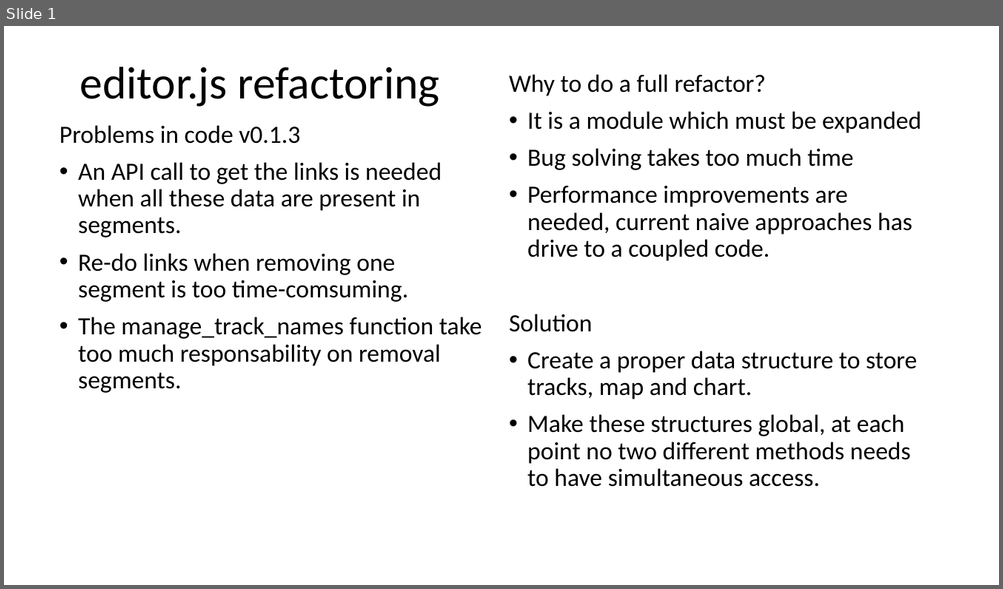
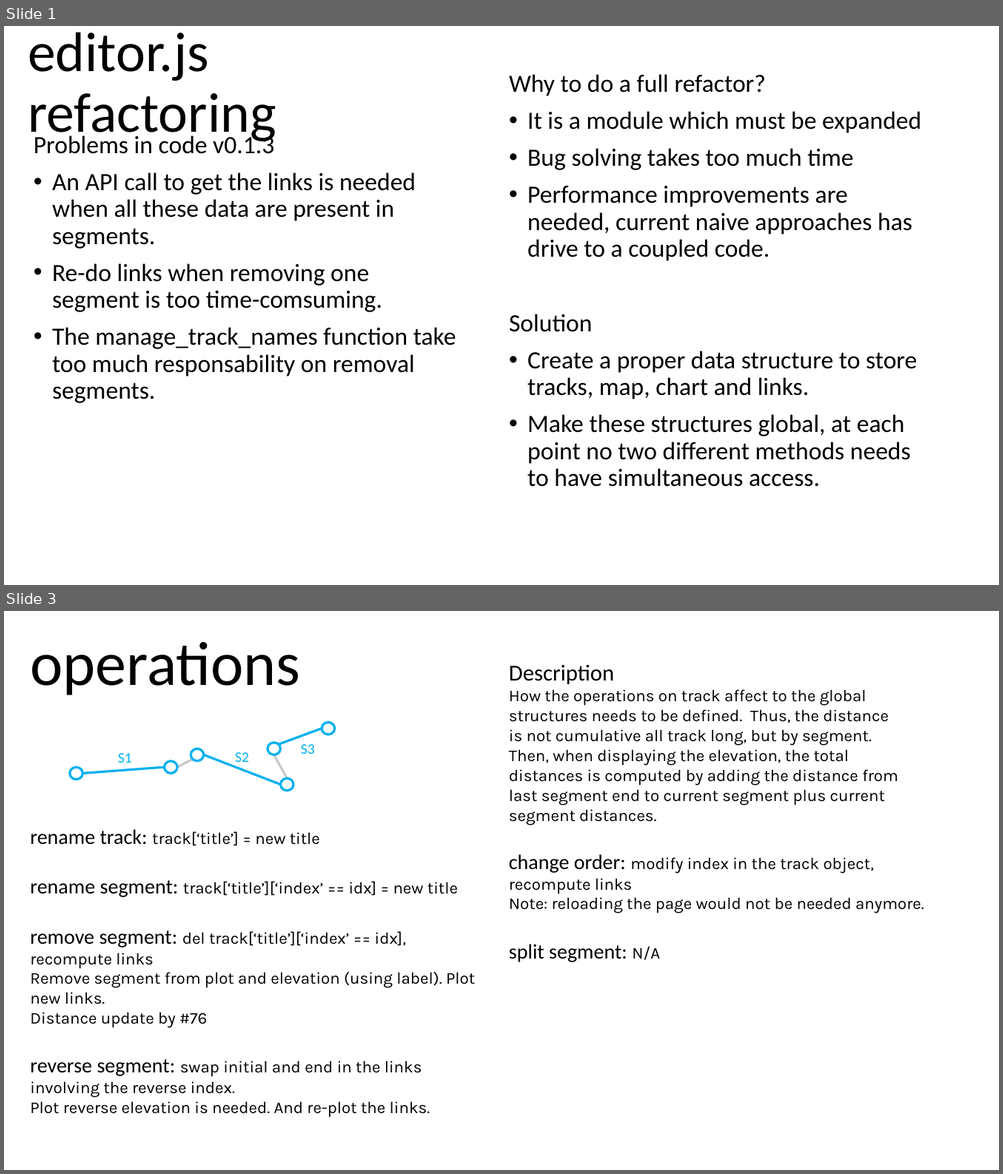
Before and after one commit to TrackEditor/TrackEditorWeb, a slide deck: docs/editor_refactor_planning_v013.pptx. Shown one above the other, each under a label of ours: slide 1 before the commit, slides 1 and 3 after it; the slides between them are not shown. The pictures are 1003x589 and 1003x1174 pixels, drawn with LibreOffice and Linux fonts; fonts in the diff are those of the drawing. Boxes give left, top, right and bottom in pixels: in the first picture for what was removed or moved away, otherwise in the second. Text is boxed around its words. In the diff, an @@ line names an element or a change of style, - is before the commit and + after.

```diff
--- a/docs/editor_refactor_planning_v013.pptx
+++ b/docs/editor_refactor_planning_v013.pptx
@@ slide 3 added at (x1=4, y1=611, x2=999, y2=1170), background #FFFFFF @@
@@ text added at (x1=31, y1=642, x2=301, y2=695), 60 pt, text #000000 @@
+operations
@@ text added at (x1=509, y1=664, x2=898, y2=826), 16 pt, text #000000 @@
+Description
+How the operations on track affect to the global structures needs to be defined. Thus, the distance is not cumulative all track long, but by segment. Then, when displaying the elevation, the total distances is computed by adding the distance from last segment end to current segment plus current segment distances.
@@ ellipse added at (x1=267, y1=742, x2=280, y2=755), fill #FFFFFF, outline #00B0F0 2.25 pt @@
@@ line added from (279, 744) to (322, 728), #00B0F0 2.25 pt @@
@@ ellipse added at (x1=322, y1=722, x2=335, y2=735), fill #FFFFFF, outline #00B0F0 2.25 pt @@
@@ text added at (x1=118, y1=753, x2=132, y2=763), 14 pt, text #00B0F0 @@
+S1
@@ ellipse added at (x1=165, y1=761, x2=177, y2=774), fill #FFFFFF, outline #00B0F0 2.25 pt @@
@@ line added from (177, 767) to (193, 760), #C9C9C9 2.25 pt @@
@@ ellipse added at (x1=190, y1=749, x2=203, y2=762), fill #FFFFFF, outline #00B0F0 2.25 pt @@
@@ line added from (204, 755) to (281, 785), #00B0F0 2.25 pt @@
@@ text added at (x1=235, y1=752, x2=249, y2=766), 14 pt, text #00B0F0 @@
+S2
@@ line added from (274, 755) to (287, 778), #C9C9C9 2.25 pt @@
@@ text added at (x1=301, y1=744, x2=315, y2=754), 14 pt, text #00B0F0 @@
+S3
@@ ellipse added at (x1=70, y1=767, x2=82, y2=780), fill #FFFFFF, outline #00B0F0 2.25 pt @@
@@ line added from (82, 774) to (165, 767), #00B0F0 2.25 pt @@
@@ ellipse added at (x1=281, y1=778, x2=293, y2=791), fill #FFFFFF, outline #00B0F0 2.25 pt @@
@@ text added at (x1=30, y1=829, x2=475, y2=1118), 16 pt, text #000000 @@
+rename track: track[‘title’] = new title
+rename segment: track[‘title’][‘index’ == idx] = new title
+remove segment: del track[‘title’][‘index’ == idx], recompute links
+Remove segment from plot and elevation (using label). Plot new links.
+Distance update by #76
+reverse segment: swap initial and end in the links involving the reverse index.
+Plot reverse elevation is needed. And re-plot the links.
@@ text added at (x1=509, y1=854, x2=924, y2=963), 16 pt, text #000000 @@
+change order: modify index in the track object, recompute links
+Note: reloading the page would not be needed anymore.
+split segment: N/A
@@ slide 1 changed as well @@
@@ title "editor.js refactoring" moved from (x1=79, y1=67, x2=440, y2=107) to (x1=28, y1=32, x2=276, y2=144) @@
@@ title "editor.js refactoring" at (x1=28, y1=32, x2=276, y2=144): size 44 to 54 pt @@
@@ text "Problems in code v0.1.3" rewrapped from (x1=60, y1=125, x2=482, y2=393) to (x1=34, y1=133, x2=456, y2=403) @@
@@ text at (x1=527, y1=351, x2=916, y2=400): text changed @@
-• Create a proper data structure to store tracks, map and chart.
+• Create a proper data structure to store tracks, map, chart and links.
```
Also in this commit, not shown: 1 other slide changed, 1 other slide added.
